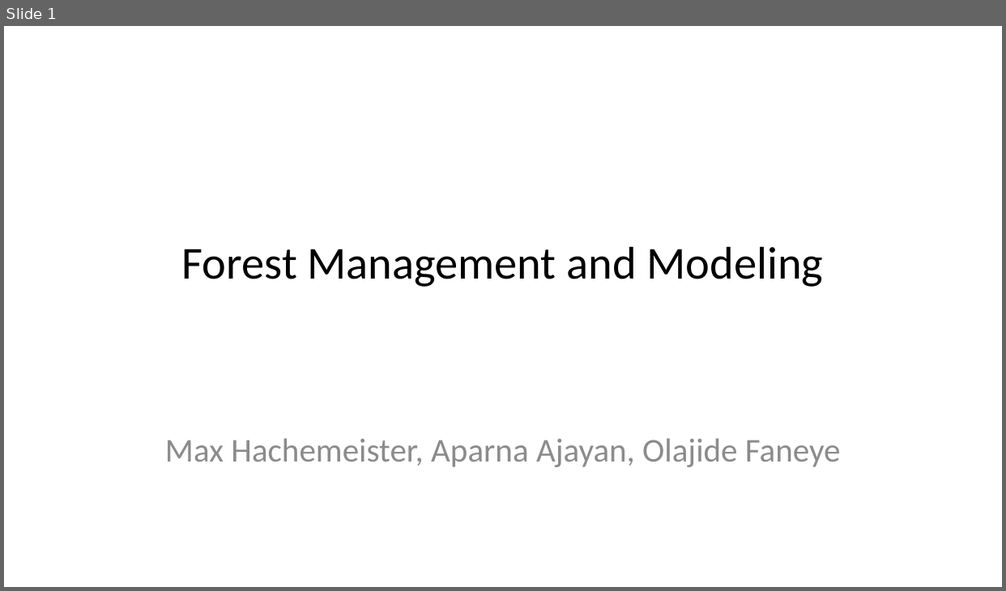
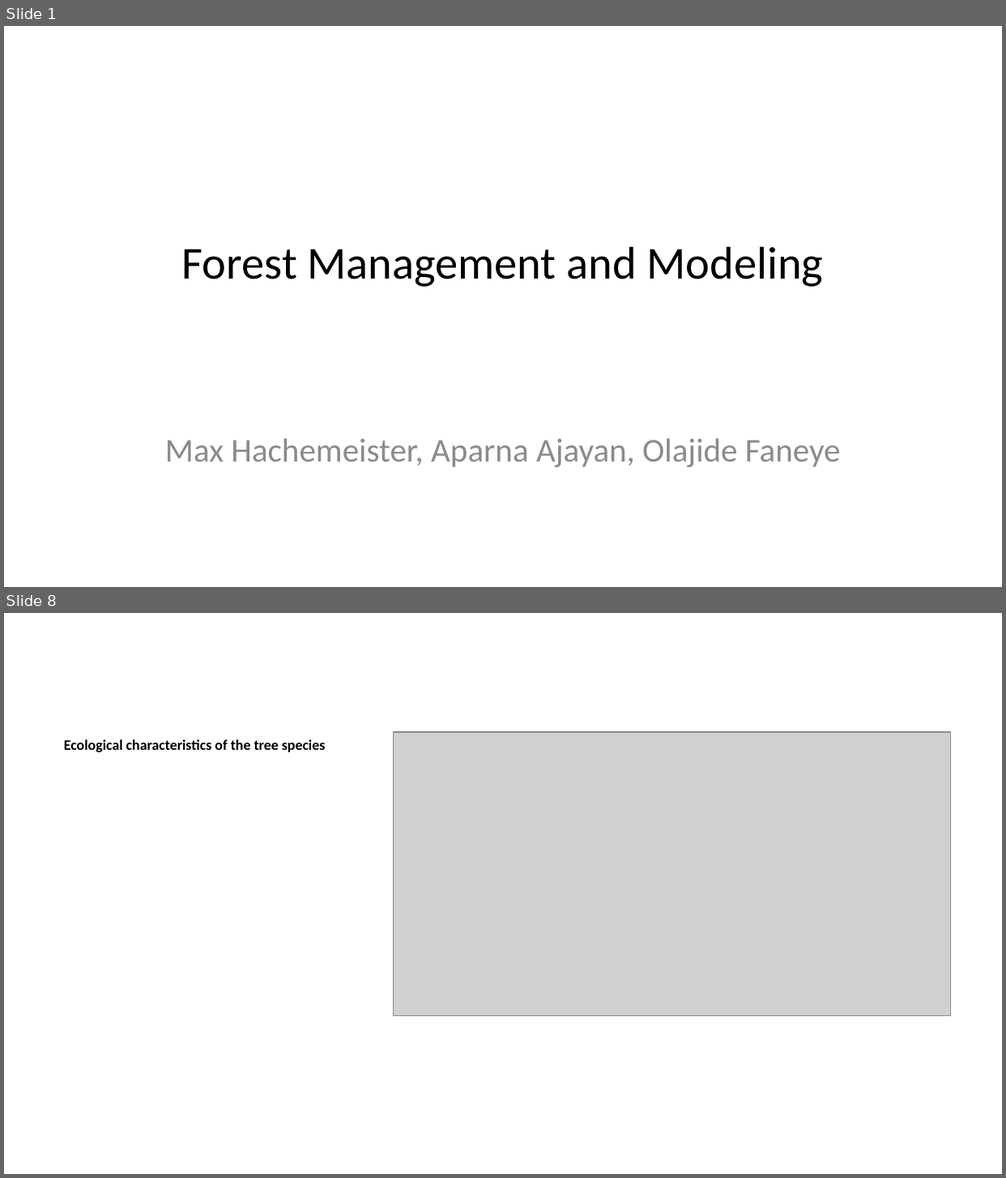
Before and after one commit to TyrannosauruSnacks/forest_management_2025, a slide deck: presentation.pptx. Shown one above the other, each under a label of ours: slide 1 before the commit, slides 1 and 8 after it; the slides between them are not shown. The pictures are 1006x591 and 1006x1178 pixels, drawn with LibreOffice and Linux fonts; fonts in the diff are those of the drawing; grey boxes stand for pictures. Boxes give left, top, right and bottom in pixels: in the first picture for what was removed or moved away, otherwise in the second. Text is boxed around its words. In the diff, an @@ line names an element or a change of style, - is before the commit and + after.

```diff
--- a/presentation.pptx
+++ b/presentation.pptx
@@ slide 8 added at [4,613,1002,1174], background #FFFFFF @@
@@ picture added at [393,732,950,1016] @@
@@ text added at [64,739,326,752], 10.5 pt, text #000000, bold @@
+Ecological characteristics of the tree species
```
Also in this commit, not shown: 10 slides changed, 9 other slides added, 4 slides removed, 6 other files.
